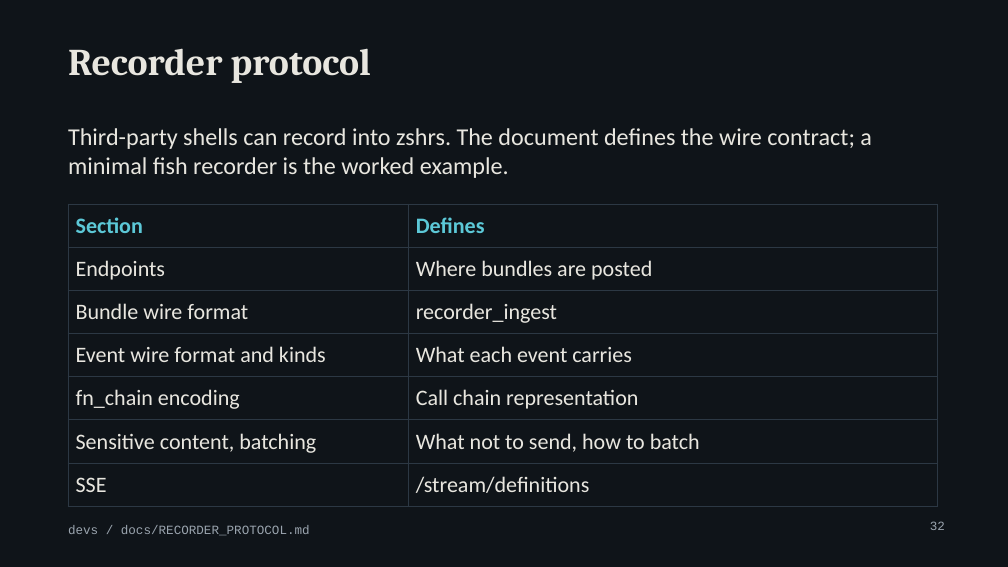
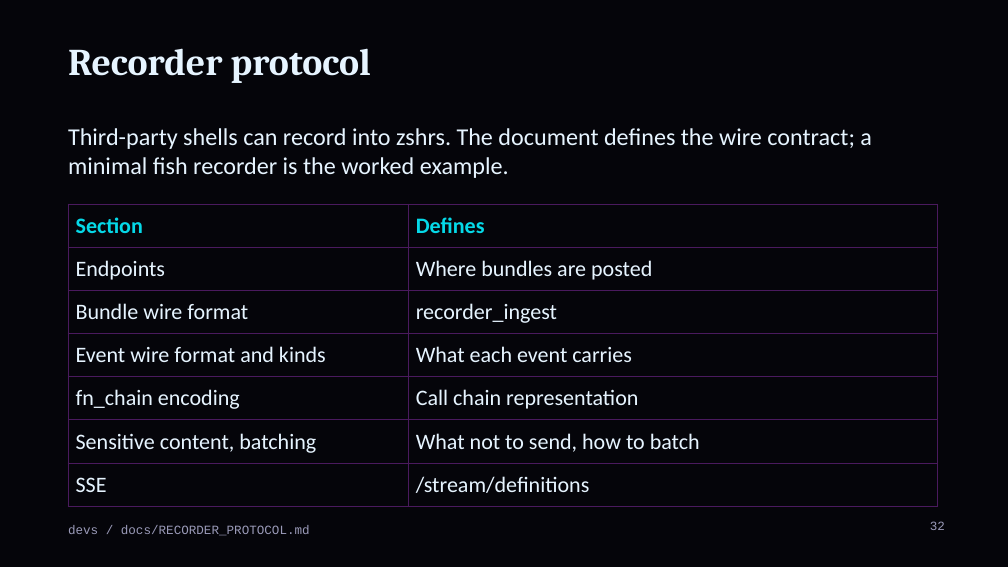
Before and after one commit to MenkeTechnologies/zshrs, a slide deck: slide 32 of docs/talk-devs.pptx. Drawn at 1008x567 pixels with LibreOffice and Linux fonts; fonts in the diff are those of the drawing; background and template pictures are left out. Boxes give left, top, right and bottom in pixels: in the first picture for what was removed or moved away, otherwise in the second. Text is boxed around its words. In the diff, an @@ line names an element or a change of style, - is before the commit and + after.

Commit message:
docs: talk decks use the logo's cyberpunk palette

```diff
--- a/docs/talk-devs.pptx
+++ b/docs/talk-devs.pptx
@@ background #0F1419 to #05050A @@
@@ title "Recorder protocol" at box(68, 48, 371, 83): text colour #E8E6DF to #E6F4FF @@
@@ text "Third-party shells can record into ..." at box(68, 128, 872, 178): text colour #E8E6DF to #E6F4FF @@
@@ table at box(68, 204, 938, 497) @@
@@ text colour #5CC8D7 to #05D9E8 in "Section", "Defines" @@
@@ text colour #E8E6DF to #E6F4FF @@
@@ borders changed @@
@@ text "devs / docs/RECORDER_PROTOCOL.md" at box(68, 525, 310, 536): text colour #9AA4AE to #9A9AB8 @@
@@ page number at box(930, 521, 945, 530): text colour #9AA4AE to #9A9AB8 @@
```
Also in this commit, not shown: 54 other slides changed, 2 other files.
